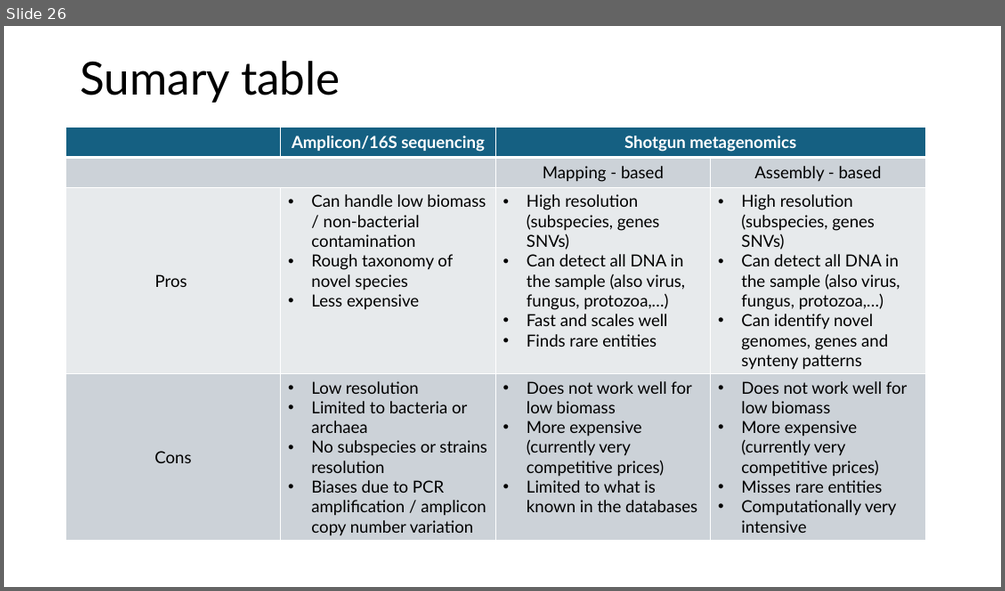
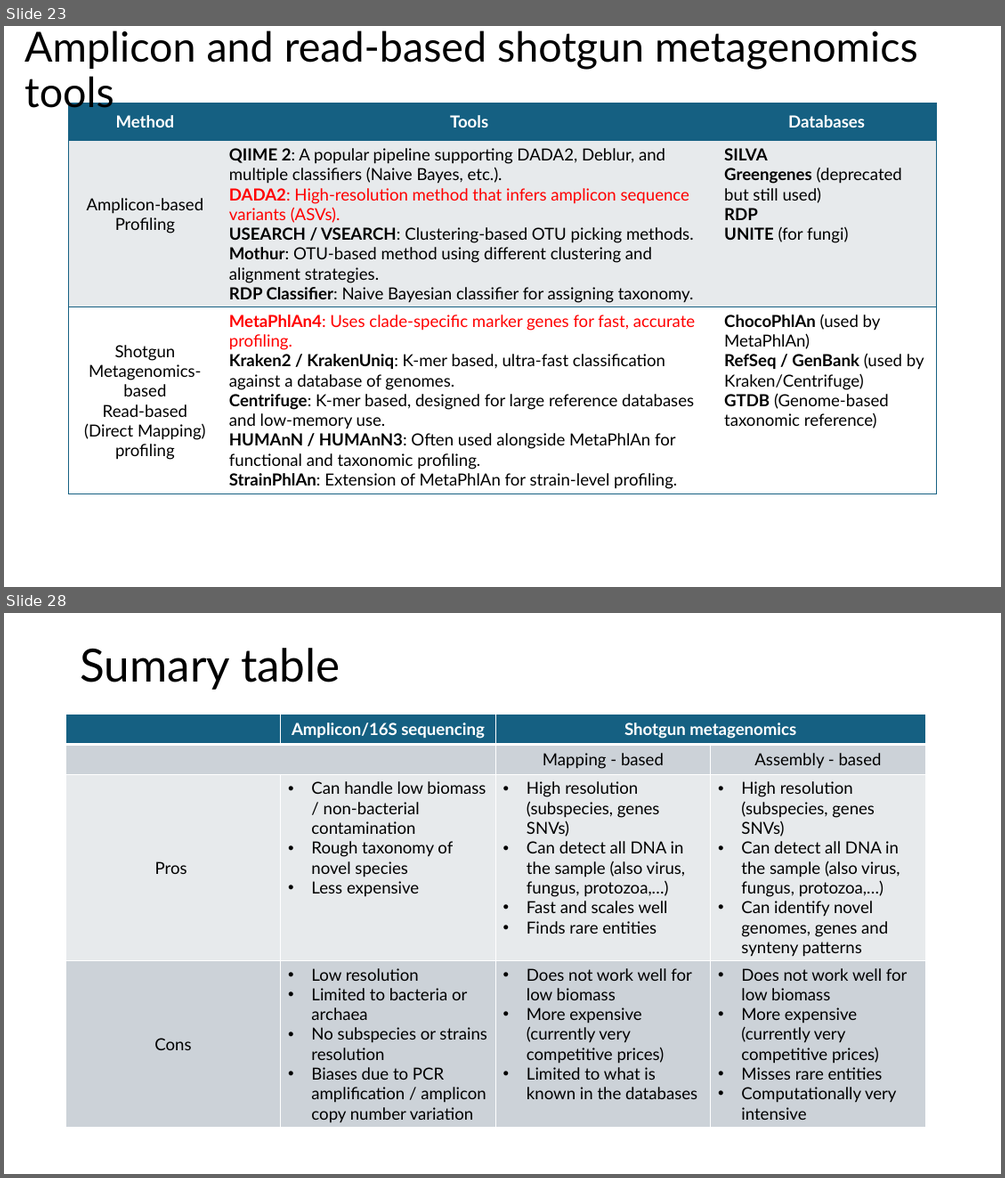
Before and after one commit to biosustain/dsp_metagenomics_training, a slide deck: course_contents/IntroMetagenomics.pptx. Shown one above the other, each under a label of ours: slide 26 before the commit, slides 23 and 28 after it; the slides between them are not shown. The pictures are 1005x591 and 1005x1178 pixels, drawn with LibreOffice and Linux fonts; fonts in the diff are those of the drawing. Boxes give left, top, right and bottom in pixels: in the first picture for what was removed or moved away, otherwise in the second. Text is boxed around its words. In the diff, an @@ line names an element or a change of style, - is before the commit and + after.

Commit message:
Added theory about profiling methods, gene catalog and data proporties

```diff
--- a/course_contents/IntroMetagenomics.pptx
+++ b/course_contents/IntroMetagenomics.pptx
@@ slide 23 added at [4, 26, 1001, 587], background #FFFFFF @@
@@ title added at [24, 30, 918, 115], 40 pt, text #000000 @@
+Amplicon and read-based shotgun metagenomics tools
@@ table added at [68, 103, 937, 495], 3 rows, 3 columns @@
+Method | Tools | Databases
+Amplicon-based Profiling | QIIME 2: A popular pipeline supporting DADA2, Deblur, and multiple classifiers (Naive Bayes, etc.). / DADA2: High-resolution method that infers amplicon sequence variants (ASVs). / USEARCH / VSEARCH: Clustering-based OTU picking methods. / Mothur: OTU-based method using different clustering and alignment strategies. / RDP Classifier: Naive Bayesian classifier for assigning taxonomy. | SILVA / Greengenes (deprecated but still used) / RDP / UNITE (for fungi)
+Shotgun Metagenomics-based / Read-based (Direct Mapping) / profiling | MetaPhlAn4: Uses clade-specific marker genes for fast, accurate profiling. / Kraken2 / KrakenUniq: K-mer based, ultra-fast classification against a database of genomes. / Centrifuge: K-mer based, designed for large reference databases and low-memory use. / HUMAnN / HUMAnN3: Often used alongside MetaPhlAn for functional and taxonomic profiling. / StrainPhlAn: Extension of MetaPhlAn for strain-level profiling. | ChocoPhlAn (used by MetaPhlAn) / RefSeq / GenBank (used by Kraken/Centrifuge) / GTDB (Genome-based taxonomic reference)
@@ what was slide 26 is now slide 28 @@
```
Also in this commit, not shown: 4 slides changed, 10 other slides added, 4 slides removed.
